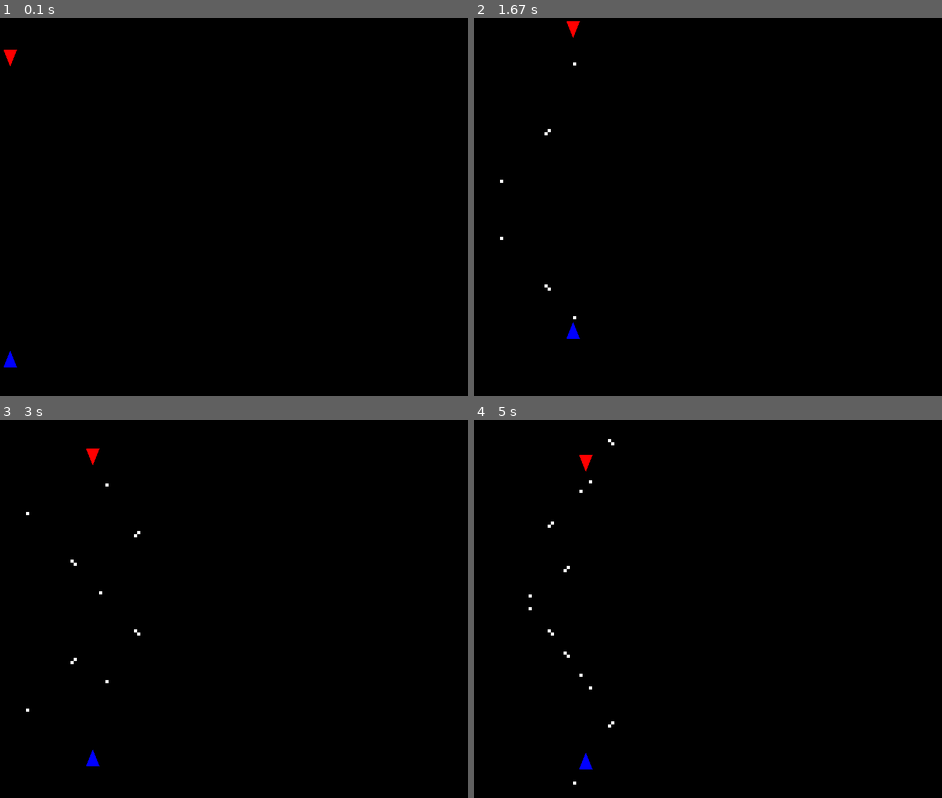
Above: before the commit, frames 1-4 (two rows, left to right).
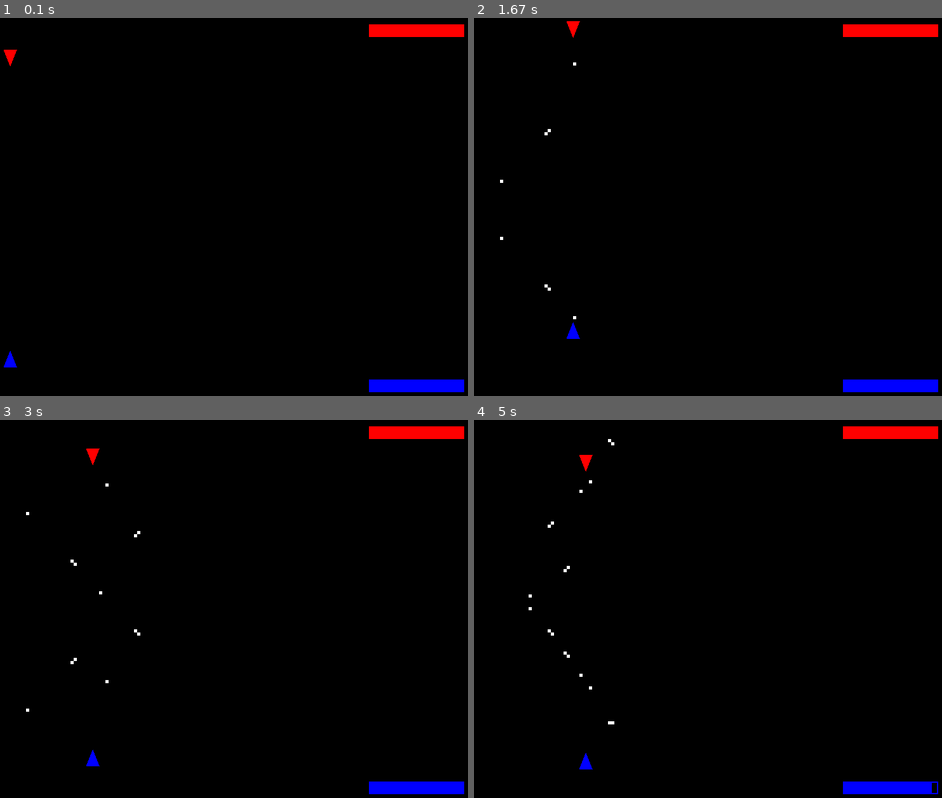
Above: after the commit, the same moments.

Repository: RobbieG15/games
Game: pygame game, started from twoPlayer.py
The game is run twice, just before and just after one commit, with the same random seed, the same clock (stepped at 60 frames per second) and the same inputs.
Inputs:
- Up to frame 1 (0.1 s): no input
- Up to frame 2 (1.67 s): hold D 0.33-0.8 s; hold Right 0.33-0.8 s; hold Right 0.83-1.3 s; hold D 0.83-1.3 s; hold Up 1.33-1.63 s; hold W 1.33-1.63 s
- Up to frame 3 (3 s): hold Right 1.67-2.13 s; hold D 1.67-2.13 s; hold Left 2.17-2.7 s; hold A 2.17-2.7 s; hold Down from 2.73 s (still down); hold S from 2.73 s (still down)
- Up to frame 4 (5 s): release Down at 3.03 s; release S at 3.03 s; hold Left 3.07-3.47 s; hold A 3.07-3.47 s; hold Up 3.5-3.87 s; hold W 3.5-3.87 s; hold Right 3.9-4.53 s; hold D 3.9-4.53 s; hold Down 4.57-4.93 s; hold S 4.57-4.93 s; hold Left from 4.97 s (still down); hold A from 4.97 s (still down)

The runs differ from the first frame. In frame 1, 1.4% of the frame differs, in the area x 78-100%, y 1-99%; in frame 2, 1.4%; in frame 3, 1.4%; in frame 4, 1.4%.

Commit message:
Added: Health Bar and Game Reset. Finished: Collision Checking.

Diff:
--- a/twoPlayer.py
+++ b/twoPlayer.py
@@ -17,7 +17,7 @@
 WHITE = (255, 255, 255)
 BLACK = (0, 0, 0)
 RED = (255, 0, 0)
-GREEN = (0, 255, 0)
+GREEN = (0, 200, 0)
 BLUE = (0, 0, 255)
 
 #Initializing Pygame and Window
@@ -50,17 +50,50 @@
     for i in bullets:
         if i[1] < -50:
             bullets.remove(i)
+        elif i[1] > 650:
+            bullets.remove(i)
         i[1] -= vel
         pygame.draw.rect(screen, WHITE, pygame.Rect(i, bulletSize))
 
+# health
+totalHealthP1 = 150
+totalHealthP2 = 150
+damage = 10
+
+def checkDie():
+    if totalHealthP1 <= 0:
+        resetGame()
+    elif totalHealthP2 <= 0:
+        resetGame()
+
 # collision checking
-def checkHit(bullets, x, y):
-    for i in bullets:
-        if (i[0] in range(x, x+10)) and (i[1] in range(y, y+25)):
-            resetGame()
+def checkHit(bullets1, bullets2, x, y, x1, y1):
+    global totalHealthP1
+    global totalHealthP2
+    for i in bullets1:
+        if (i[0] in range(x1, x1+20)) and (i[1] in range(y1, y1+25)):
+            bullets1.remove(i)
+            totalHealthP2 -= damage
+    for i in bullets2:
+        if (i[0] in range(x, x+20)) and (i[1] in range(y, y+25)):
+            bullets2.remove(i)
+            totalHealthP1 -= damage
+    checkDie()
+
 
 # Game reset
 def resetGame():
+    # getting access to the variables needed
+    global totalHealthP1
+    global totalHealthP2
+    global bulletsPlayer1
+    global bulletsPlayer2
+
+    #resetting them all
+    totalHealthP1 = 150
+    totalHealthP2 = 150
+    bulletsPlayer1 = []
+    bulletsPlayer2 = []
     print('GameReset')
 
 #Main Game Loop
@@ -77,7 +110,7 @@
 
     if keys[pygame.K_a] and x > 0:
         x -= vel
-    if keys[pygame.K_d] and x < 750:
+    if keys[pygame.K_d] and x < 780:
         x += vel
     if keys[pygame.K_w] and y > 0:
         y -= vel
@@ -86,7 +119,7 @@
 
     if keys[pygame.K_LEFT] and x1 > 0:
         x1 -= vel
-    if keys[pygame.K_RIGHT] and x1 < 750:
+    if keys[pygame.K_RIGHT] and x1 < 780:
         x1 += vel
     if keys[pygame.K_UP] and y1 > 320:
         y1 -= vel
@@ -107,10 +140,13 @@
     shoot(bulletsPlayer2, velBulletBottom)
 
     # collision checking
-    checkHit(bulletsPlayer1, x1, y1)
-    checkHit(bulletsPlayer2, x, y)
+    checkHit(bulletsPlayer1, bulletsPlayer2, x, y, x1, y1-25)
 
     #Draw / Render
+    pygame.draw.rect(screen, RED, pygame.Rect((625,10), (totalHealthP1, 20)))
+    pygame.draw.rect(screen, RED, (625, 10, 150, 20), 2, border_radius=1)
+    pygame.draw.rect(screen, BLUE, pygame.Rect((625, 570), (totalHealthP2, 20)))
+    pygame.draw.rect(screen, BLUE, (625, 570, 150, 20), 2, border_radius=1)
     pygame.draw.polygon(screen, RED, points=[(x, y), (x+20, y), (x+10, y+25)])
     pygame.draw.polygon(screen, BLUE, points=[(x1, y1), (x1+20, y1), (x1+10, y1-25)])
     pygame.display.update()
